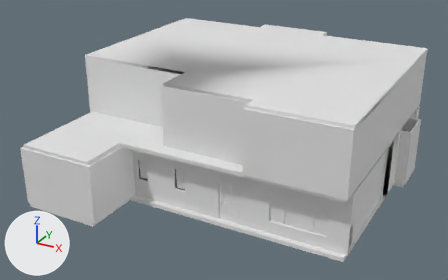
Renders of the FBX model Assets/Resources/Prefabs/house_prototype.fbx from each side of a commit.
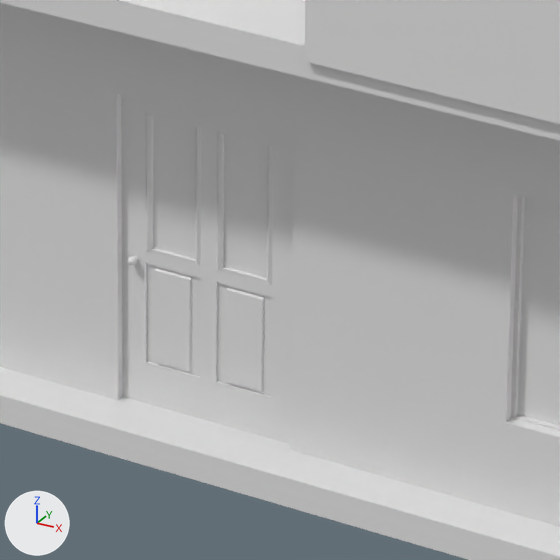
The first picture shows the older version from a 50 mm lens placed at (211.0, -570.0, 275.0), pointed at (-75.0, -49.0, 14.0). The close-ups show both versions on the part from 45% to 61% of the width and 60% to 85% of the height of that picture; other places that the commit changed are outside them. Every picture has the same lights, and +X, +Y and +Z are marked at lower left. Where no turn or scale is listed for an object, it has been applied to the vertices. Vertices at the same position are counted once.

Script lines for the objects in view, before the commit:
```python
me_cube_313 = bpy.data.meshes.new('Cube.313')
me_cube_313.from_pydata(...)  # 52 vertices, 50 faces; spans x -167.0..143.0, y -59.0..249.0, z -2.0..2.0
me_cube_313.materials.append(mat_material_006)  # white #e7e7e7
me_cube_318 = bpy.data.meshes.new('Cube.318')
me_cube_318.from_pydata(...)  # 1362 vertices, 1306 faces; spans x -0.94..0.93, y -1.69..1.69, z -2.0..0.0
# faces by material slot: [1302, 4]
me_cube_318.materials.append(mat_door_texture_005)  # white #e7e7e7
me_cube_318.materials.append(mat_door_glass_002)  # white #e7e7e7
me_cube_355 = bpy.data.meshes.new('Cube.355')
me_cube_355.from_pydata(...)  # 94 vertices, 55 faces; spans x -1.0..1.0, y -1.0..1.0, z -1.85..2.36
me_cube_355.materials.append(mat_material_008)  # white #e7e7e7
ob_cube_041 = bpy.data.objects.new('Cube.041', me_cube_318)
ob_cube_041.location = (-24.7, -129.0, 14.8)
ob_cube_041.rotation_euler = (0.0, 3.142, 0.0)  # degrees (0, 180, 0)
ob_cube_041.scale = (-12.4, -1.32, -20.7)
ob_floor_1_001 = bpy.data.objects.new('Floor 1.001', me_cube_313)
ob_floor_1_001.location = (-45.5, -134.8, -28.6)
ob_windowframe_002 = bpy.data.objects.new('WindowFrame.002', me_cube_355)
ob_windowframe_002.location = (42.0, -128.6, -0.1)
ob_windowframe_002.rotation_euler = (1.571, 0.0, -3.142)  # degrees (90, 0, -180)
ob_windowframe_002.scale = (27.8, 15.0, 0.582)
# also in view: 'Cube.003' at (-71.0, -38.0, 3.0); 'Cube.007' at (-63.0, -18.0, 64.0); 'WindowGlass.007' at (21.0, -129.0, 0.0); 'Cube.004' at (-62.0, -41.0, 34.0)
```
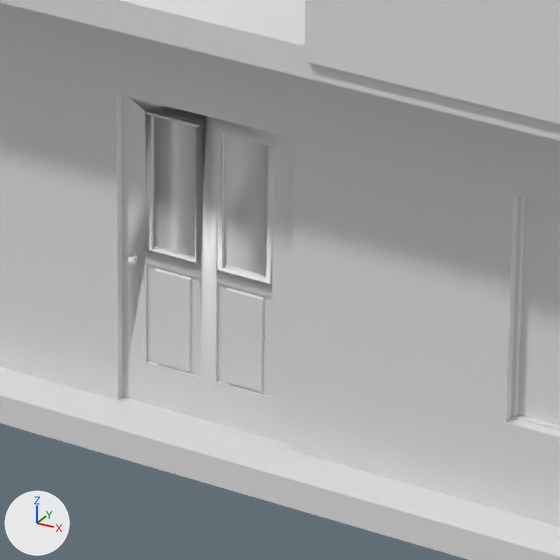
Changed parts and their boxes (x1, y1, x2, y2) in the close-ups (560 x 560 px):
```json
{"object": "WindowFrame.002", "change": "moved, rescaled", "before": [511, 195, 560, 431], "after": [511, 195, 560, 431]}
{"part": 1, "of": "me_cube_318", "change": "built on", "after": [146, 112, 273, 284]}
{"object": "WindowGlass.007", "change": "unchanged, covered by the edit", "before": [517, 197, 560, 425]}
```

Edits to the scene script, one JSON object a line:
```json
{"block": "me_cube_318", "where": "# used by ob_cube_041; location = (-24.7, -129.0, 14.8); rotation_euler = (0.0, 3.142, 0.0), in degrees (0, 180, 0); scale = (-12.4, -1.32, -20.7)"}
{"op": "remove", "block": "me_cube_318", "code": "me_cube_318.from_pydata(...)  # 1362 vertices, 1306 faces; spans x -0.94..0.93, y -1.69..1.69, z -2.0..0.0"}
{"op": "remove", "block": "me_cube_318", "code": "me_cube_318.materials.append(mat_door_texture_005)  # white #e7e7e7"}
{"op": "remove", "block": "me_cube_318", "code": "me_cube_318.materials.append(mat_door_glass_002)  # white #e7e7e7"}
{"op": "add", "block": "me_cube_318", "code": "me_cube_318.from_pydata(...)  # 1362 vertices, 1329 faces; spans x -0.94..0.93, y -1.69..1.69, z -2.0..0.0"}
{"block": "me_cube_318", "change": "me_cube_318 part 1"}
{"block": "me_cube_318", "change": "1 face is deleted"}
{"block": "me_cube_318", "change": "24 new faces join them, mat_door_texture_009 (white #e7e7e7)"}
{"op": "add", "block": "me_cube_318", "code": "me_cube_318.materials.append(mat_door_texture_009)  # white #e7e7e7"}
{"op": "add", "block": "me_cube_318", "code": "me_cube_318.materials.append(mat_windowglass_008)  # white #e7e7e7"}
{"op": "set", "path": "ob_windowframe_002.location", "old": "(42.0, -128.6, -0.1)", "new": "(55.7, -127.4, 10.3)"}
{"op": "set", "path": "ob_windowframe_002.scale", "old": "(27.8, 15.0, 0.582)", "new": "(0.408, 0.736, 0.2)"}
```
